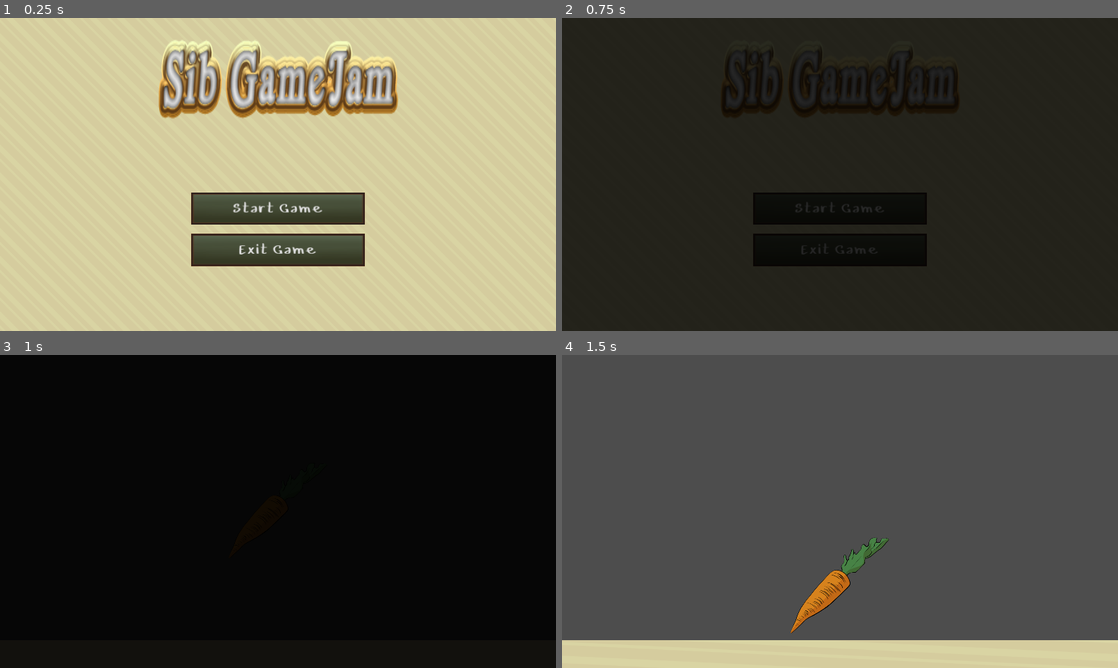
Above: before the commit, frames 1-4 (two rows, left to right).
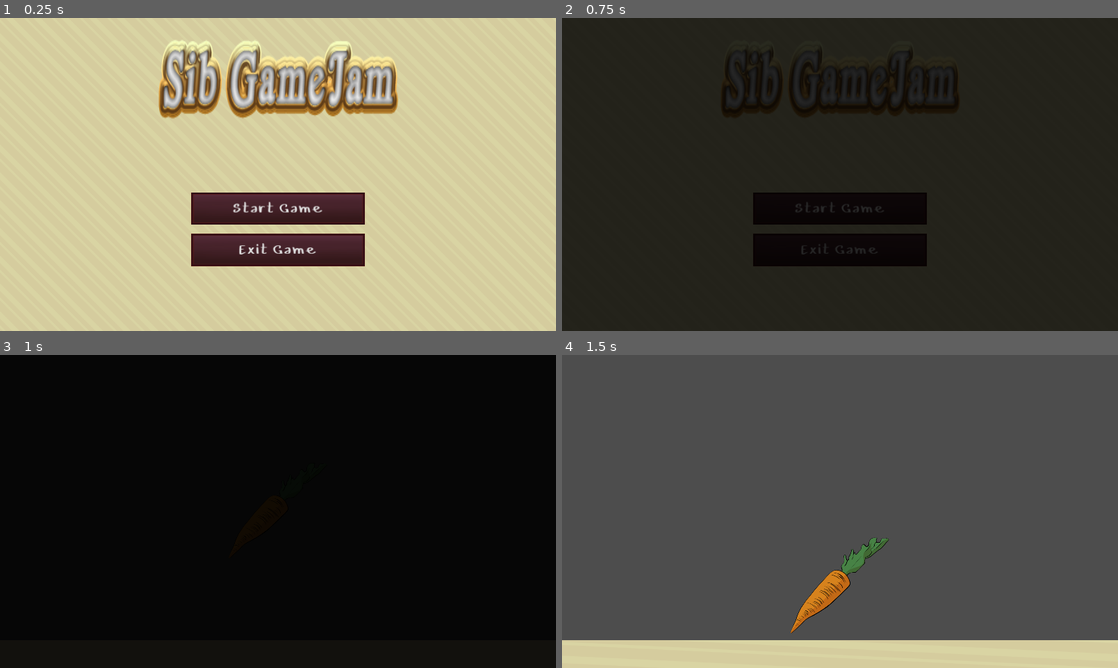
Above: after the commit, the same moments.

Repository: Risminator/Siberian-GameJam
Game: Godot game, scene res://scenes/menus/main_menu.tscn
Two runs of this game, one before a commit and one after it. Both use one fixed random seed, a clock stepped at 60 frames per second and the inputs below.
Inputs (mouse positions are in pixels of both pictures, inside the frame that each line leads up to):
- Up to frame 1 (0.25 s): no input
- Up to frame 2 (0.75 s): click "Start Game" at 0.5 s
- Up to frame 3 (1 s): no input
- Up to frame 4 (1.5 s): move the mouse to (840, 539) at 1.27 s; hold D (move_right) from 1.28 s (still down); click (840, 539) at 1.35 s

The runs differ from the first frame. In frame 1, 5.4% of the frame differs, in the area x 34-66%, y 56-80%; in frame 2, less than 0.1%; in frame 3, nothing differs; in frame 4, nothing differs.

Commit message:
tweak: update UI theme

Diff:
--- a/resources/UI/temp/button_normal.tres
+++ b/resources/UI/temp/button_normal.tres
@@ -8,3 +8,4 @@
 texture_margin_top = 5.0
 texture_margin_right = 5.0
 texture_margin_bottom = 5.0
+modulate_color = Color(1, 0.44, 0.757333, 1)
--- a/resources/theme_knight_support.tres
+++ b/resources/theme_knight_support.tres
@@ -1,3 +1,15 @@
-[gd_resource type="Theme" format=3 uid="uid://dsg8jpdjkqxx4"]
+[gd_resource type="Theme" load_steps=5 format=3 uid="uid://dsg8jpdjkqxx4"]
+
+[ext_resource type="FontFile" uid="uid://d0hil1ct4sisp" path="res://assets/fonts/Test Font.ttf" id="1_fxs7a"]
+[ext_resource type="StyleBox" uid="uid://bineearsmv4jn" path="res://resources/UI/temp/button_normal.tres" id="1_k8y1q"]
+[ext_resource type="StyleBox" uid="uid://b3cr6s2av68ol" path="res://resources/UI/temp/button_hover.tres" id="2_tb3jd"]
+[ext_resource type="StyleBox" uid="uid://c036q7lldrr7h" path="res://resources/UI/temp/button_pressed.tres" id="3_72dct"]
 
 [resource]
+default_font = ExtResource("1_fxs7a")
+default_font_size = 64
+Button/styles/disabled = ExtResource("1_k8y1q")
+Button/styles/focus = ExtResource("1_k8y1q")
+Button/styles/hover = ExtResource("2_tb3jd")
+Button/styles/normal = ExtResource("1_k8y1q")
+Button/styles/pressed = ExtResource("3_72dct")
